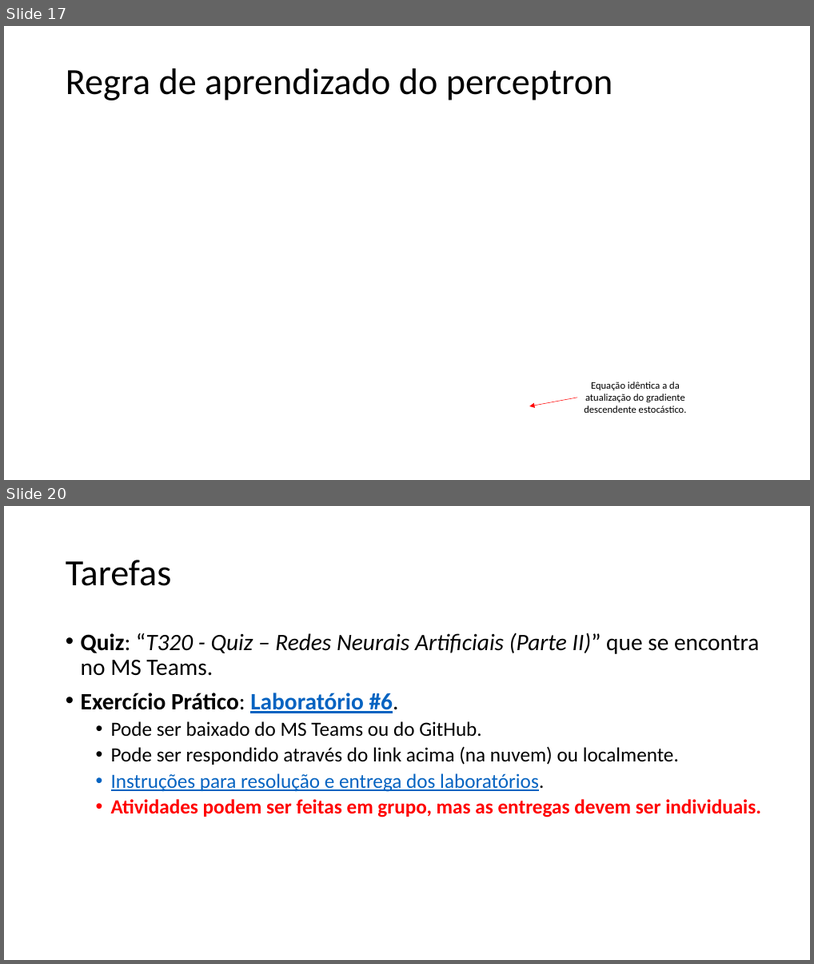
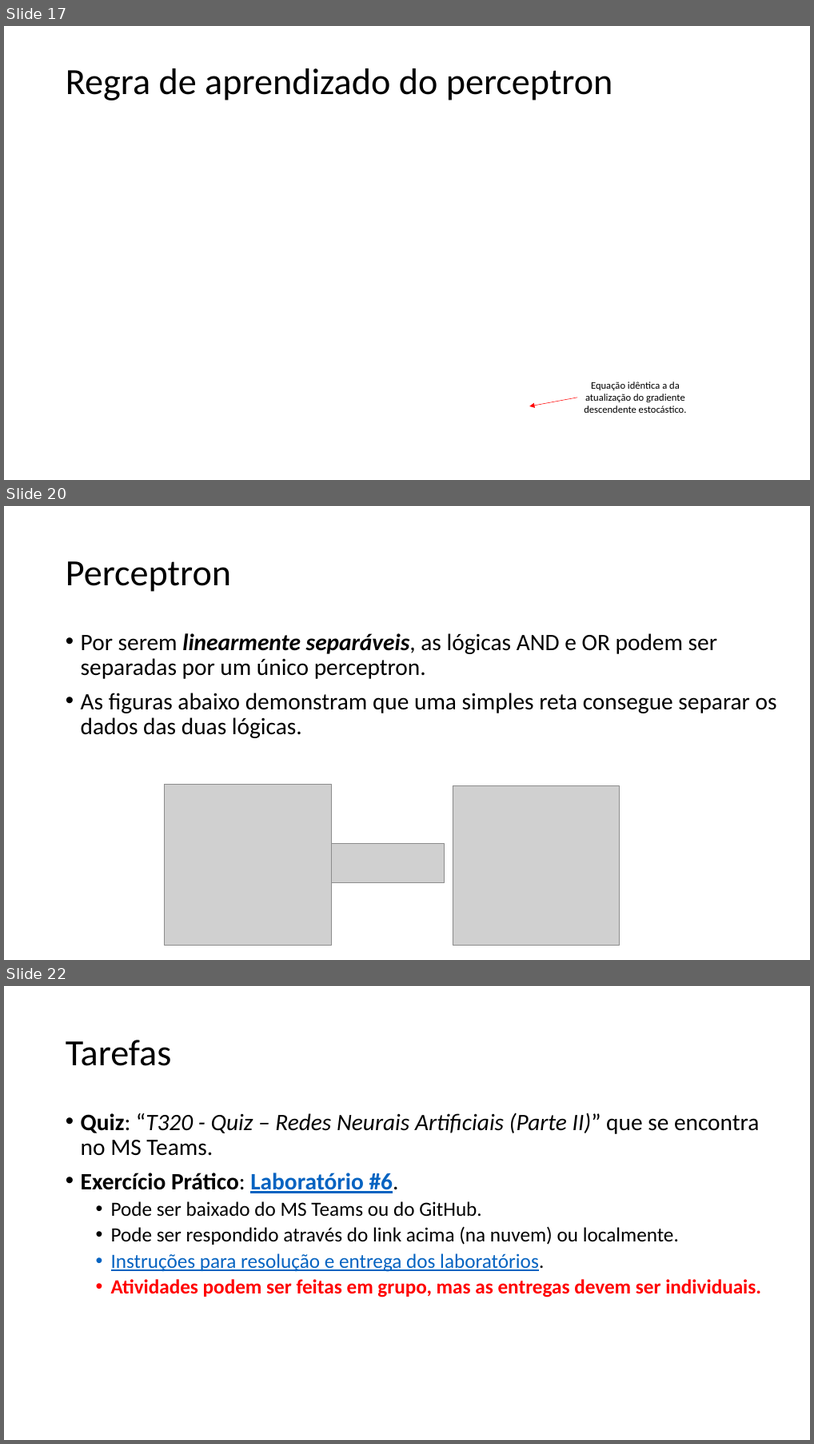
Before and after one commit to zz4fap/t320_aprendizado_de_maquina, a slide deck: slides/T320_Redes_Neurais_Artificiais (Parte I).pptx. Shown one above the other, each under a label of ours: slides 17 and 20 before the commit, slides 17, 20 and 22 after it; the slides between them are not shown. The pictures are 814x964 and 814x1444 pixels, drawn with LibreOffice and Linux fonts; fonts in the diff are those of the drawing; grey boxes stand for pictures. Boxes give left, top, right and bottom in pixels: in the first picture for what was removed or moved away, otherwise in the second. Text is boxed around its words. In the diff, an @@ line names an element or a change of style, - is before the commit and + after.

```diff
--- a/slides/T320_Redes_Neurais_Artificiais (Parte I).pptx
+++ b/slides/T320_Redes_Neurais_Artificiais (Parte I).pptx
@@ slide 20 added at box(4, 506, 810, 960), background #FFFFFF @@
@@ title added at box(66, 561, 231, 592), 44 pt, text #000000 @@
+Perceptron
@@ text added at box(81, 633, 778, 738), 28 pt, text #000000 @@
+• Por serem linearmente separáveis, as lógicas AND e OR podem ser separadas por um único perceptron.
+• As figuras abaixo demonstram que uma simples reta consegue separar os dados das duas lógicas.
@@ picture added at box(165, 784, 331, 944) @@
@@ picture added at box(453, 785, 620, 944) @@
@@ picture added at box(331, 844, 445, 883) @@
@@ what was slide 20 is now slide 22 @@
```
Also in this commit, not shown: 2 slides changed, 1 other slide added, 4 other files.
